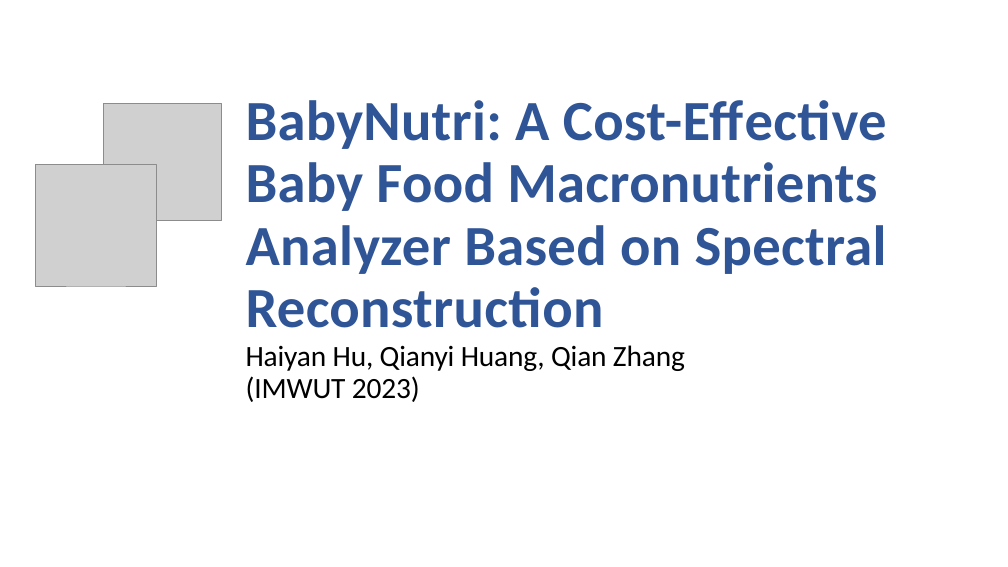
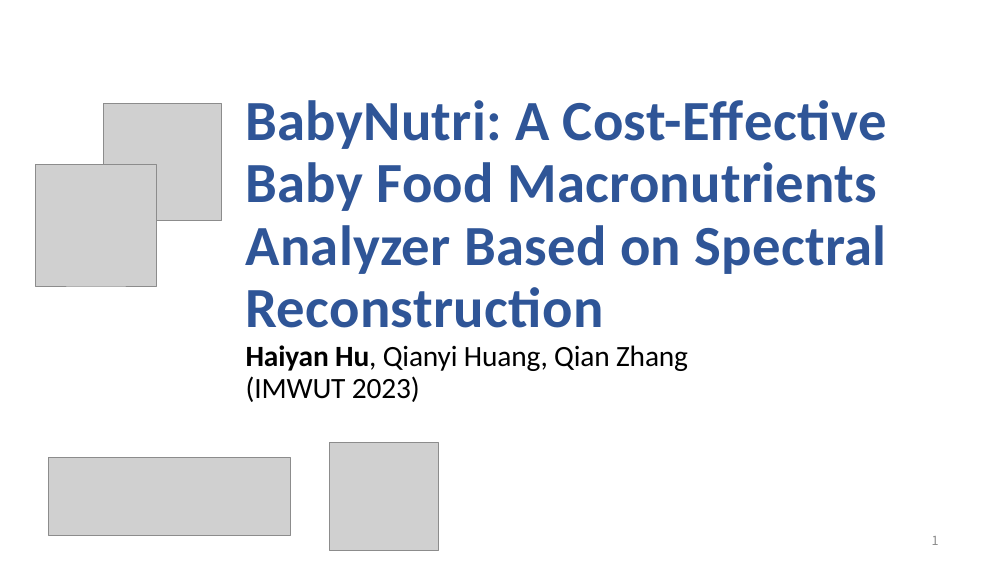
Before and after one commit to hyanhu/hyanhu.github.io, a slide deck: slide 1 of files/BabyNutri.pptx. Drawn at 1008x567 pixels with LibreOffice and Linux fonts; fonts in the diff are those of the drawing; grey boxes stand for pictures. Boxes give left, top, right and bottom in pixels: in the first picture for what was removed or moved away, otherwise in the second. Text is boxed around its words. In the diff, an @@ line names an element or a change of style, - is before the commit and + after.

```diff
--- a/files/BabyNutri.pptx
+++ b/files/BabyNutri.pptx
@@ title "BabyNutri: A Cost-Effective Baby Food ..." at box(246, 100, 887, 402): bold on in "Haiyan Hu," @@
@@ picture added at box(330, 442, 438, 551) @@
@@ picture added at box(48, 458, 290, 535) @@
@@ page number added at box(932, 536, 939, 545), 12 pt, text #8C8C8C @@
+1
```
Also in this commit, not shown: 5 other slides changed, 7 slides added, 1 slide removed, 1 other file.
